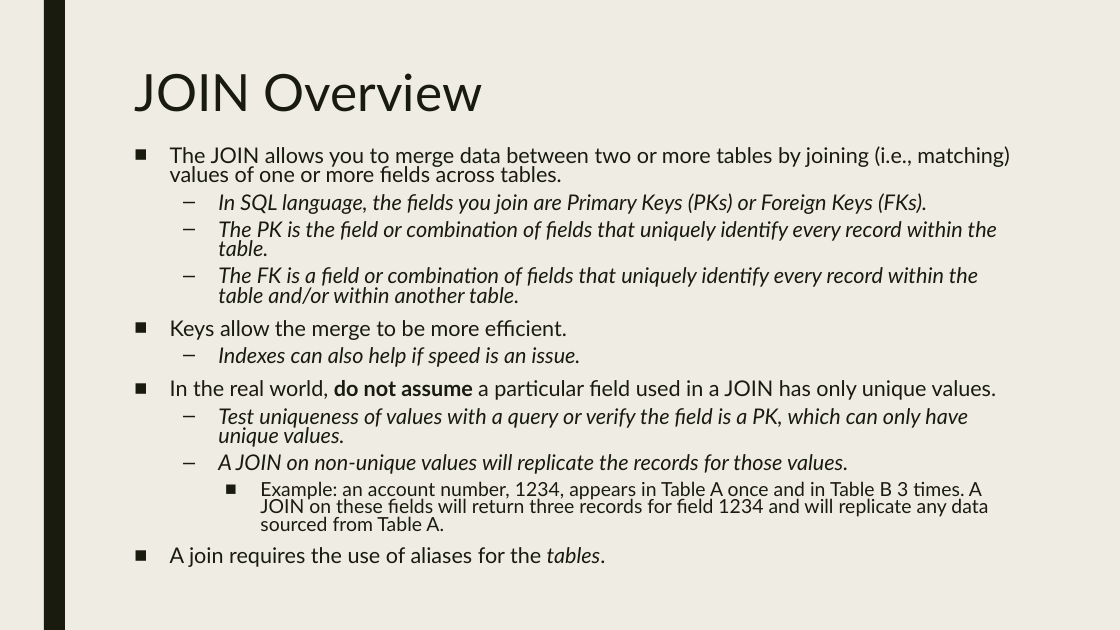
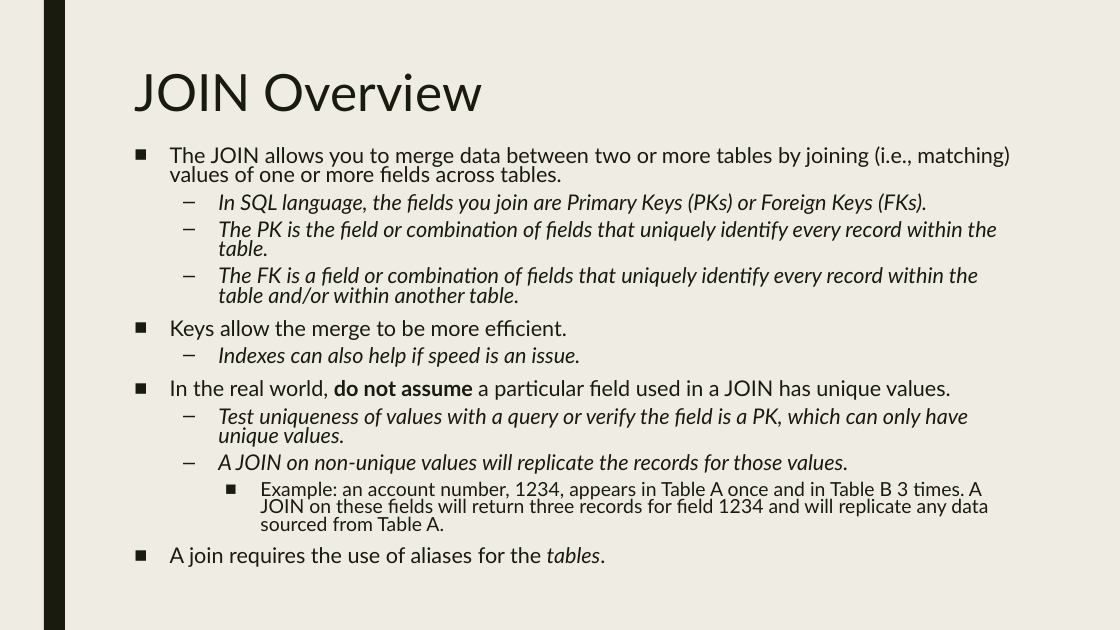
Before and after one commit to MRRisley/sql-uc-fall2020, a slide deck: slide 2 of week-6/sql-join.pptx. Drawn at 1120x630 pixels with LibreOffice and Linux fonts; fonts in the diff are those of the drawing. Boxes give left, top, right and bottom in pixels: in the first picture for what was removed or moved away, otherwise in the second. Text is boxed around its words. In the diff, an @@ line names an element or a change of style, - is before the commit and + after.

```diff
--- a/week-6/sql-join.pptx
+++ b/week-6/sql-join.pptx
@@ text at <box>170,380,951,400</box>: text changed @@
-■ In the real world, do not assume a particular field used in a JOIN has only unique values.
+■ In the real world, do not assume a particular field used in a JOIN has unique values.
```
Also in this commit, not shown: 3 other slides changed, 1 other file.
